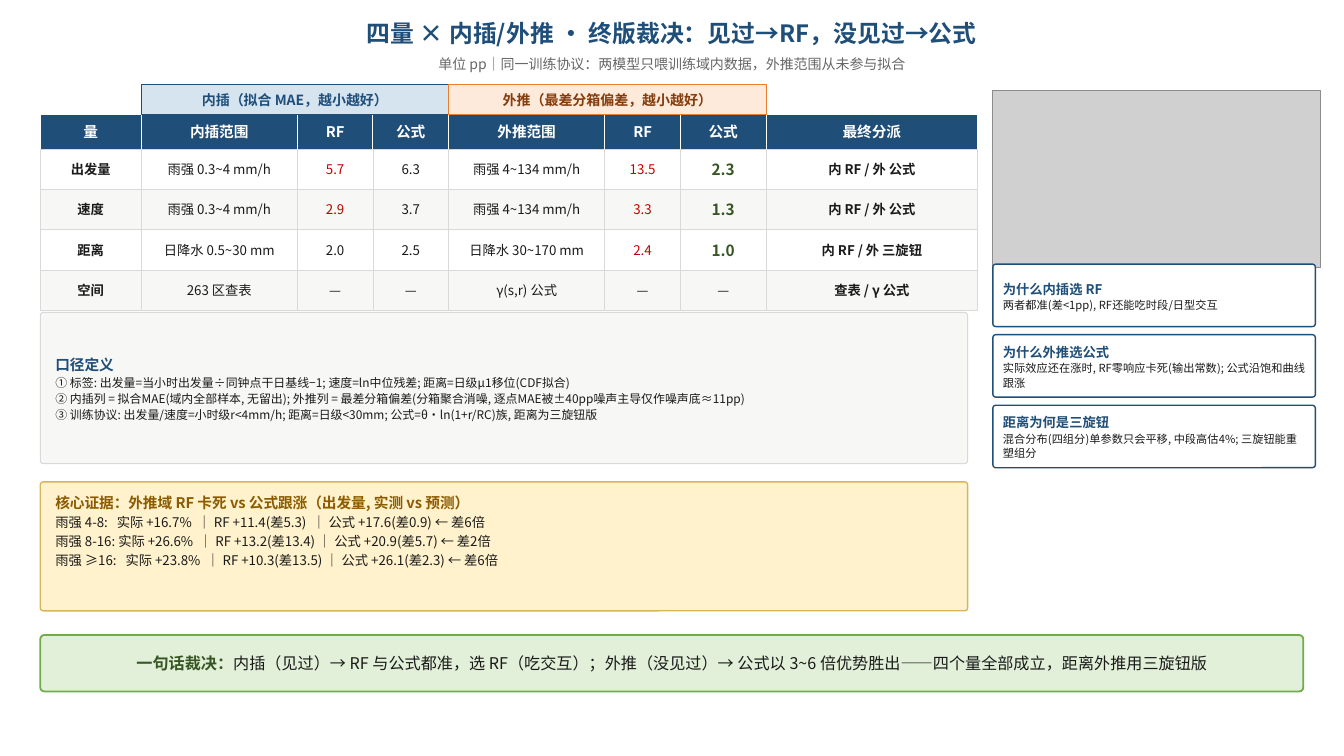
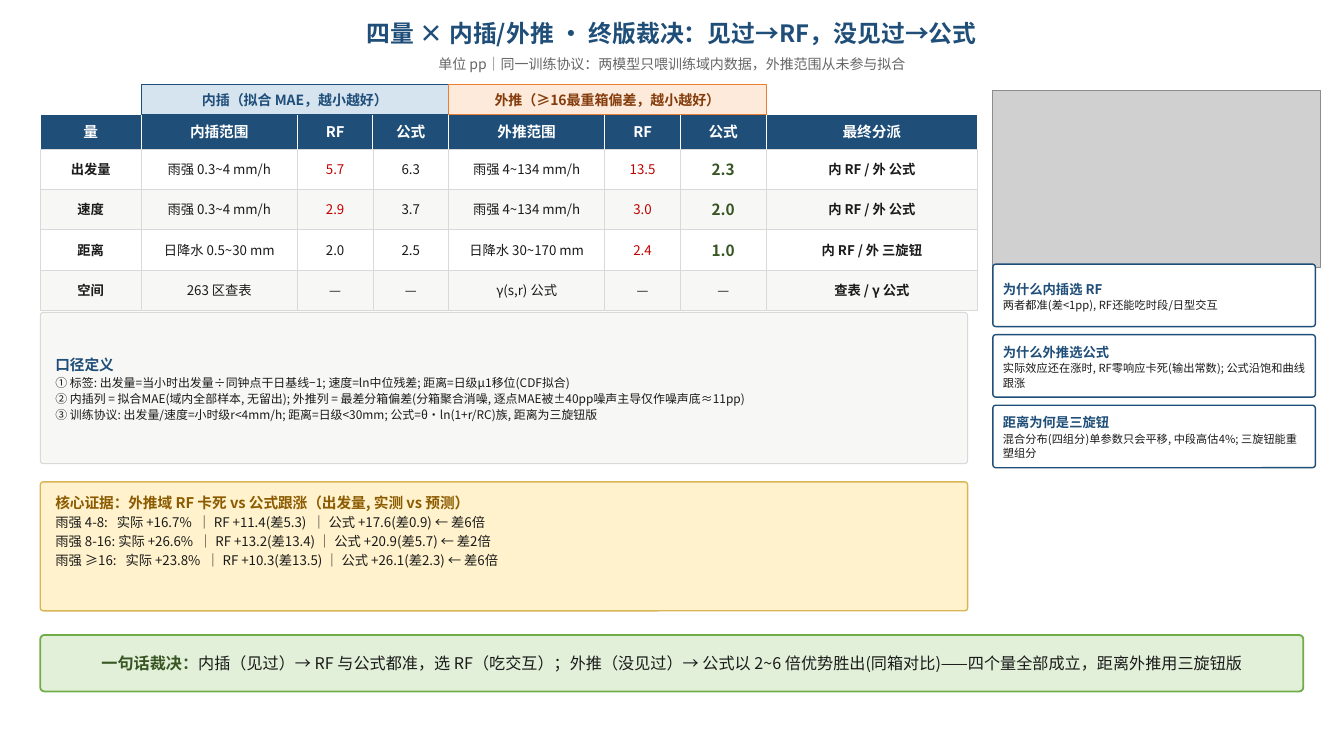
Before and after one commit to songcong123/ConditionCovert, a slide deck: slide 1 of 四量内外终版裁决_v2.pptx. Drawn at 1344x756 pixels with LibreOffice and Linux fonts; fonts in the diff are those of the drawing; grey boxes stand for pictures. Boxes give left, top, right and bottom in pixels: in the first picture for what was removed or moved away, otherwise in the second. Text is boxed around its words. In the diff, an @@ line names an element or a change of style, - is before the commit and + after.

```diff
--- a/四量内外终版裁决_v2.pptx
+++ b/四量内外终版裁决_v2.pptx
@@ text at [495,93,721,107]: text changed @@
-外推（最差分箱偏差，越小越好）
+外推（≥16最重箱偏差，越小越好）
@@ text at [633,204,651,214]: text changed @@
-3.3
+3.0
@@ text at [712,203,735,215]: text changed @@
-1.3
+2.0
@@ text at [101,655,1242,672]: text changed @@
-一句话裁决：内插（见过）→ RF 与公式都准，选 RF（吃交互）；外推（没见过）→ 公式以 3~6 倍优势胜出——四个量全部成立，距离外推用三旋钮版
+一句话裁决：内插（见过）→ RF 与公式都准，选 RF（吃交互）；外推（没见过）→ 公式以 2~6 倍优势胜出(同箱对比)——四个量全部成立，距离外推用三旋钮版
```
Also in this commit, not shown: 2 other files.
